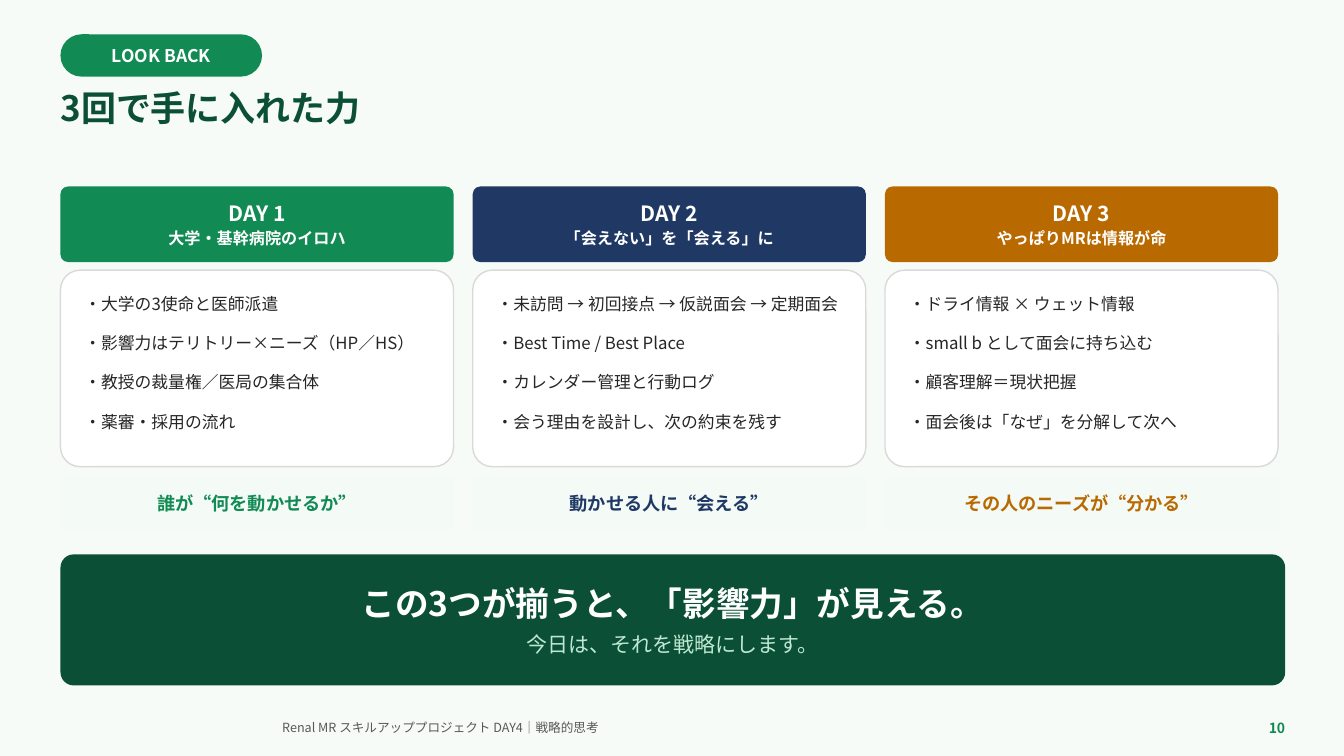
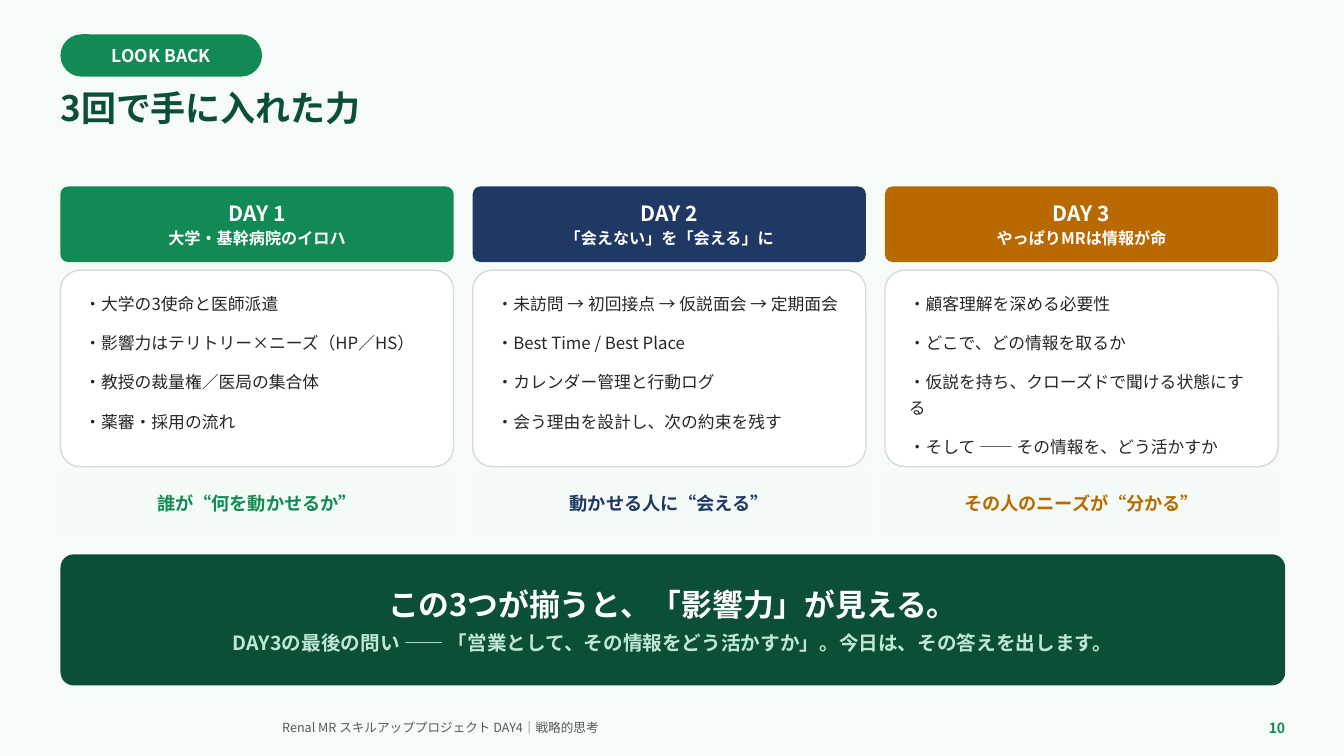
Before and after one commit to TAKUYA-1187/Claude, a slide deck: slide 10 of novartis_training/DAY4_ちょっと分かるだけで世界が変わる.pptx. Drawn at 1344x756 pixels with LibreOffice and Linux fonts; fonts in the diff are those of the drawing; background and template pictures are left out. Boxes give left, top, right and bottom in pixels: in the first picture for what was removed or moved away, otherwise in the second. Text is boxed around its words. In the diff, an @@ line names an element or a change of style, - is before the commit and + after.

```diff
--- a/novartis_training/DAY4_ちょっと分かるだけで世界が変わる.pptx
+++ b/novartis_training/DAY4_ちょっと分かるだけで世界が変わる.pptx
@@ text in rounded rectangle at box(909, 296, 1244, 455): text changed @@
-・ドライ情報 × ウェット情報
-・small b として面会に持ち込む
-・顧客理解＝現状把握
-・面会後は「なぜ」を分解して次へ
+・顧客理解を深める必要性
+・どこで、どの情報を取るか
+・仮説を持ち、クローズドで聞ける状態にする
+・そして —— その情報を、どう活かすか
@@ text in rounded rectangle at box(388, 589, 957, 619): size 24 to 22 pt in "この3つが揃うと、「影響力」が見える。" @@
@@ text in rounded rectangle at box(233, 633, 1112, 652): text changed; size 15 to 14 pt; bold on @@
-今日は、それを戦略にします。
+DAY3の最後の問い —— 「営業として、その情報をどう活かすか」。今日は、その答えを出します。
```
Also in this commit, not shown: 14 other slides changed, 1 slide added, 2 other files.
